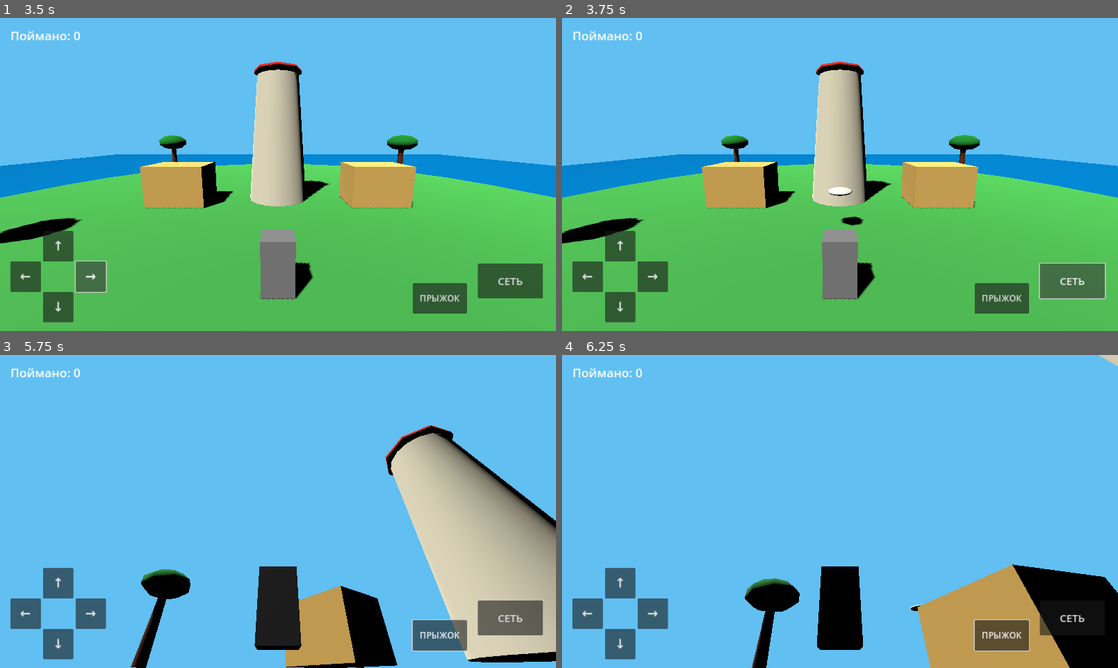
Above: before the commit, frames 1-4 (two rows, left to right).
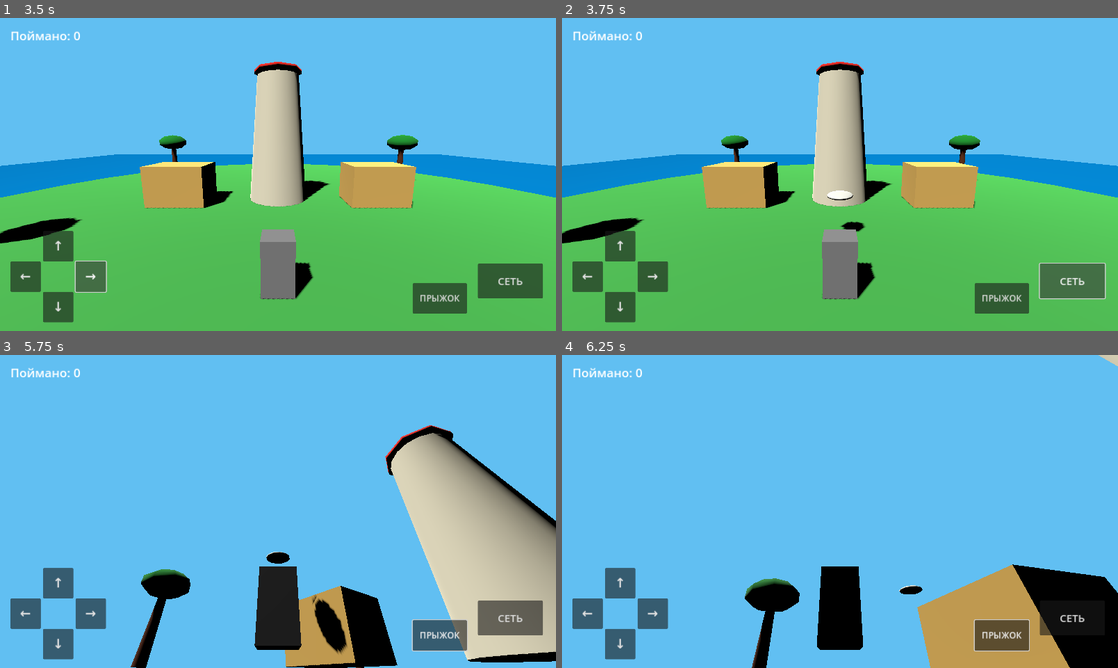
Above: after the commit, the same moments.

Repository: ksotik22/Catch-a-Mutant
Game: Godot game, scene res://scenes/main.tscn
Same seed, same stepped clock (60 frames per second), same inputs: the game is played once before the commit and once after it.
Inputs (mouse positions are in pixels of both pictures, inside the frame that each line leads up to):
- Up to frame 1 (3.5 s): click "↑" at 0.5 s; click "↓" at 1.25 s; click "←" at 2 s; click "→" at 2.75 s
- Up to frame 2 (3.75 s): click "СЕТЬ" at 3.5 s
- Up to frame 3 (5.75 s): click "ПРЫЖОК" at 4.25 s; move the mouse to (305, 511) at 5.02 s; hold W from 5.03 s (still down); click (305, 511) at 5.17 s; tap Space at 5.27 s
- Up to frame 4 (6.25 s): keep holding W; move the mouse to (812, 511) at 5.77 s; tap Space at 6.02 s

Frame 1 is identical in both runs. In frame 2, 0.3% of the frame differs, in the area x 47-55%, y 54-69%; in frame 3, 0.7%, in the area x 47-63%, y 62-96%; in frame 4, 0.1%.

Commit message:
Fix net catch detection

Diff:
--- a/scripts/net.gd
+++ b/scripts/net.gd
@@ -1,14 +1,33 @@
 extends Area3D
 
-@export var speed := 16.0
-@export var lifetime := 2.0
+@export var speed := 12.0
+@export var lifetime := 2.5
 var direction := Vector3.ZERO
 
 func _ready() -> void:
     body_entered.connect(_on_body_entered)
 
 func _physics_process(delta: float) -> void:
-    global_position += direction * speed * delta
+    var from := global_position
+    var to := from + direction * speed * delta
+
+    var query := PhysicsRayQueryParameters3D.new()
+    query.from = from
+    query.to = to
+    query.collision_mask = 1
+    query.collide_with_bodies = true
+    query.collide_with_areas = false
+    query.exclude = [get_rid()]
+
+    var hit := get_world_3d().direct_space_state.intersect_ray(query)
+    if not hit.is_empty():
+        var body = hit.get("collider")
+        if body != null and body.has_method("catch_creature"):
+            body.catch_creature()
+            queue_free()
+            return
+
+    global_position = to
     lifetime -= delta
     if lifetime <= 0.0:
         queue_free()
